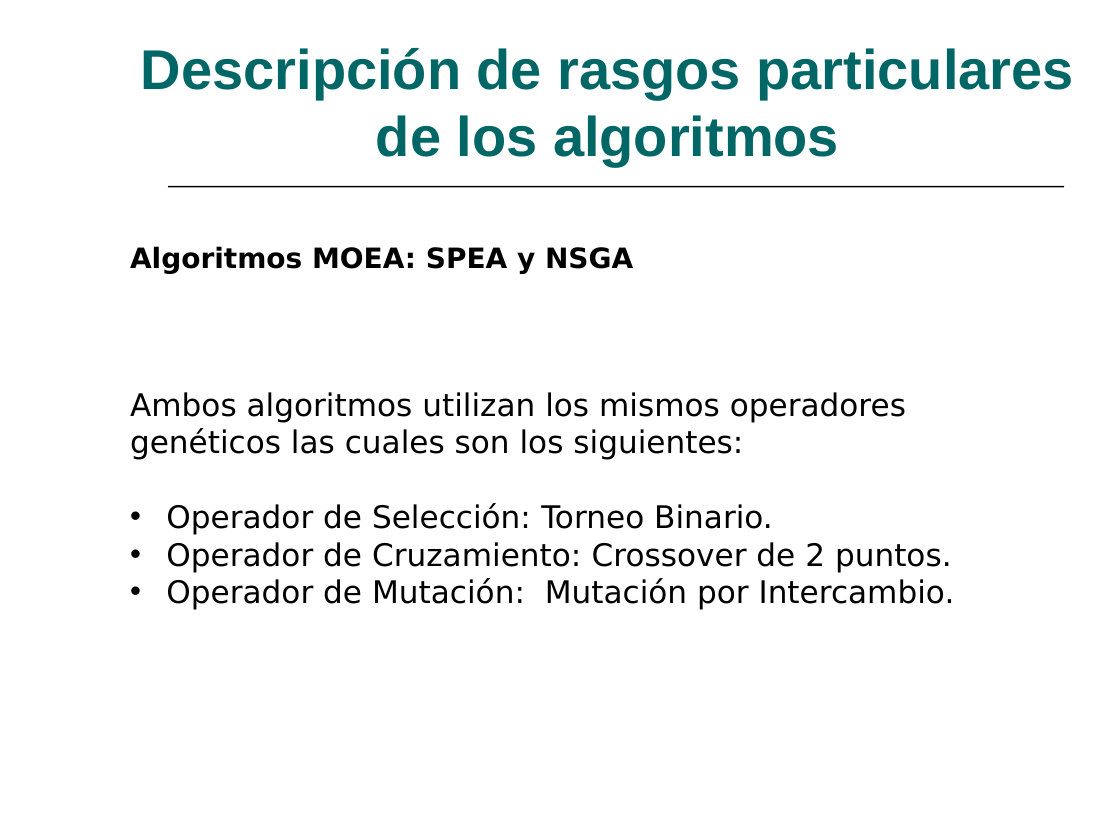
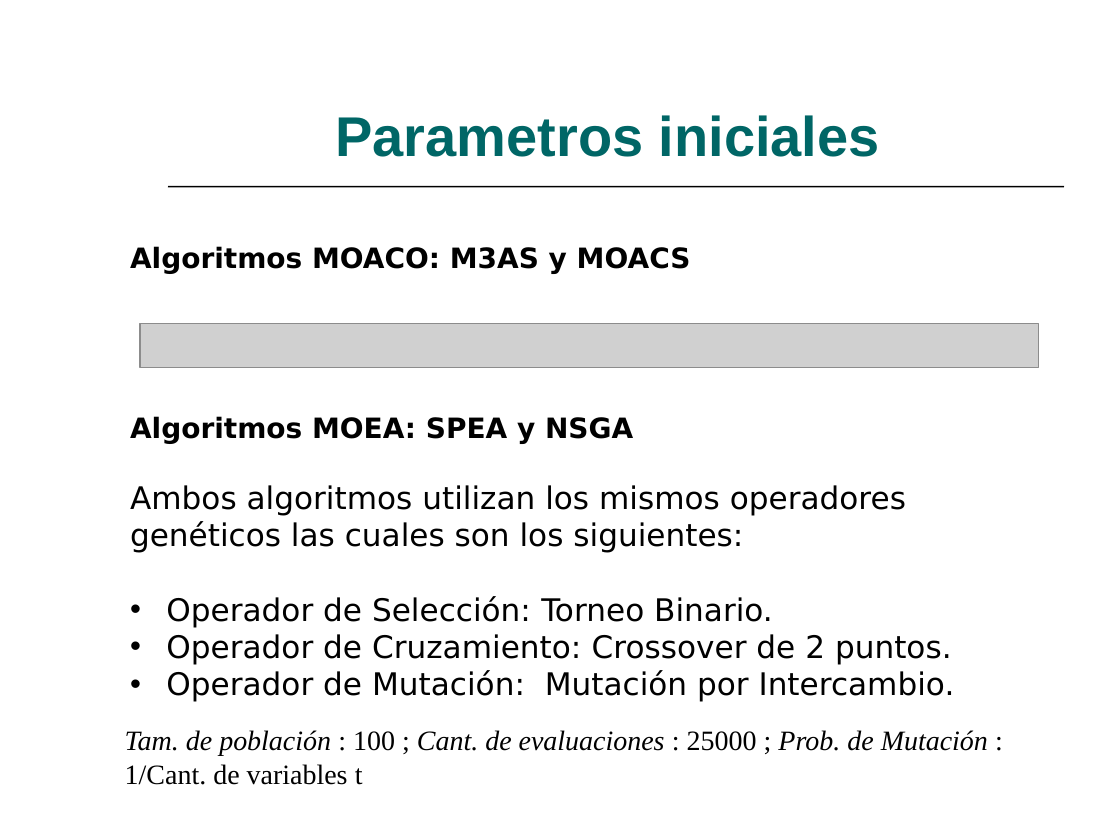
Before and after one commit to lokolte/ia-2008, a slide deck: slide 4 of TrabajoPracticoFinal/Diapositiva/DiapositivaM3asMoacsNsgaSpea.ppt. Drawn at 1120x840 pixels with LibreOffice and Linux fonts; fonts in the diff are those of the drawing; grey boxes stand for pictures. Boxes give left, top, right and bottom in pixels: in the first picture for what was removed or moved away, otherwise in the second. Text is boxed around its words. In the diff, an @@ line names an element or a change of style, - is before the commit and + after.

```diff
--- a/TrabajoPracticoFinal/Diapositiva/DiapositivaM3asMoacsNsgaSpea.ppt
+++ b/TrabajoPracticoFinal/Diapositiva/DiapositivaM3asMoacsNsgaSpea.ppt
@@ title at bbox=[335, 115, 880, 157]: text changed @@
-Descripción de rasgos particulares de los algoritmos
+Parametros iniciales
@@ text added at bbox=[130, 246, 691, 274], 18 pt, text #000000, bold @@
+Algoritmos MOACO: M3AS y MOACS
@@ picture added at bbox=[140, 324, 1038, 367] @@
@@ text "Algoritmos MOEA: SPEA y NSGA": place and size @@
-text "Algoritmos MOEA: SPEA y NSGA" at bbox=[130, 246, 633, 274]
+text "Algoritmos MOEA: SPEA y NSGA" at bbox=[130, 416, 633, 444]
@@ text "Ambos algoritmos utilizan los mismos ...": place and size @@
-text "Ambos algoritmos utilizan los mismos ..." at bbox=[130, 392, 955, 609]
+text "Ambos algoritmos utilizan los mismos ..." at bbox=[130, 485, 955, 702]
@@ text added at bbox=[125, 730, 988, 785], 18 pt, text #000000, italic @@
+Tam. de población : 100 ; Cant. de evaluaciones : 25000 ; Prob. de Mutación : 1/Cant. de variables t
```
Also in this commit, not shown: 4 other slides changed, 6 slides added, 7 slides removed.
